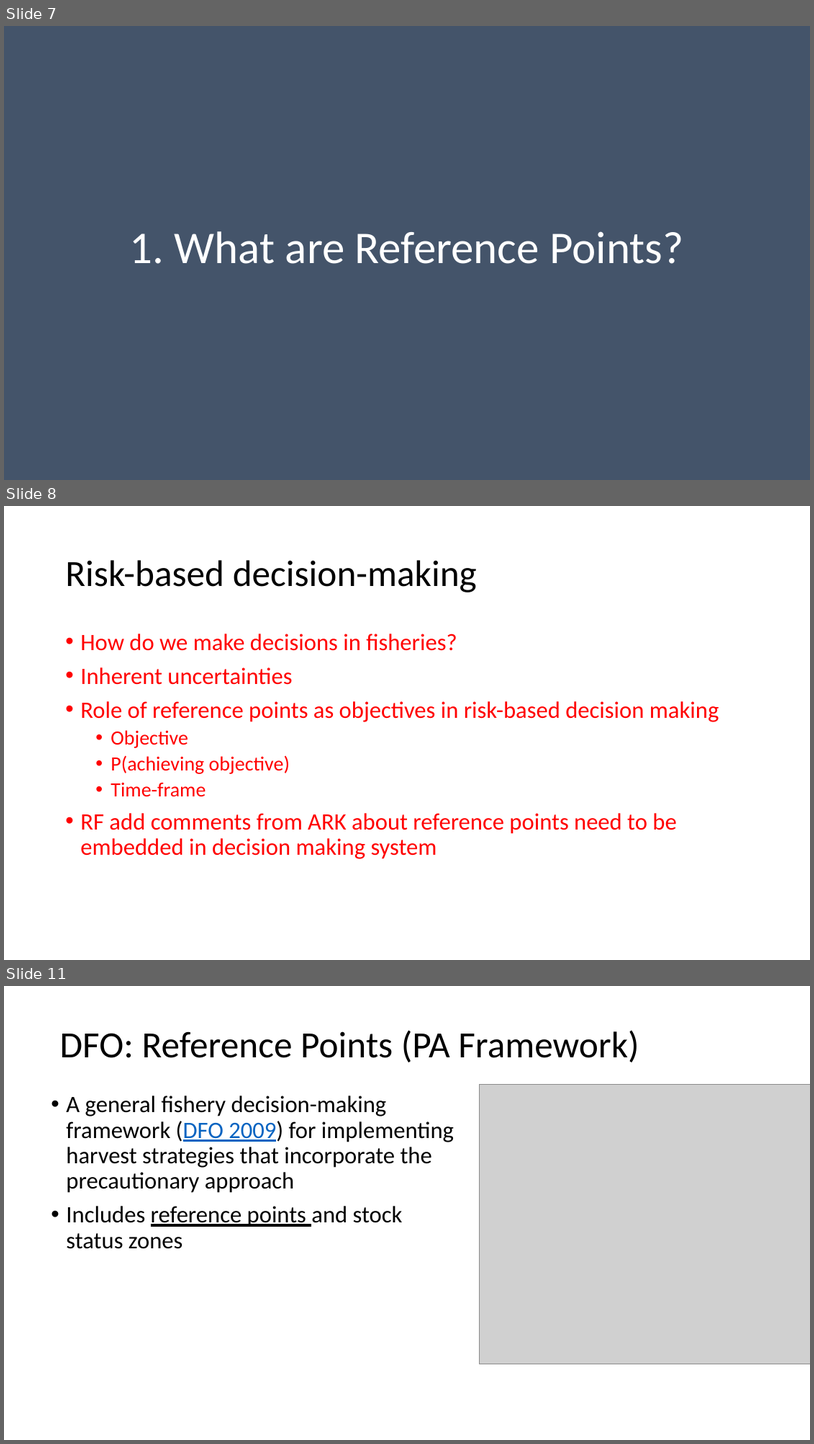
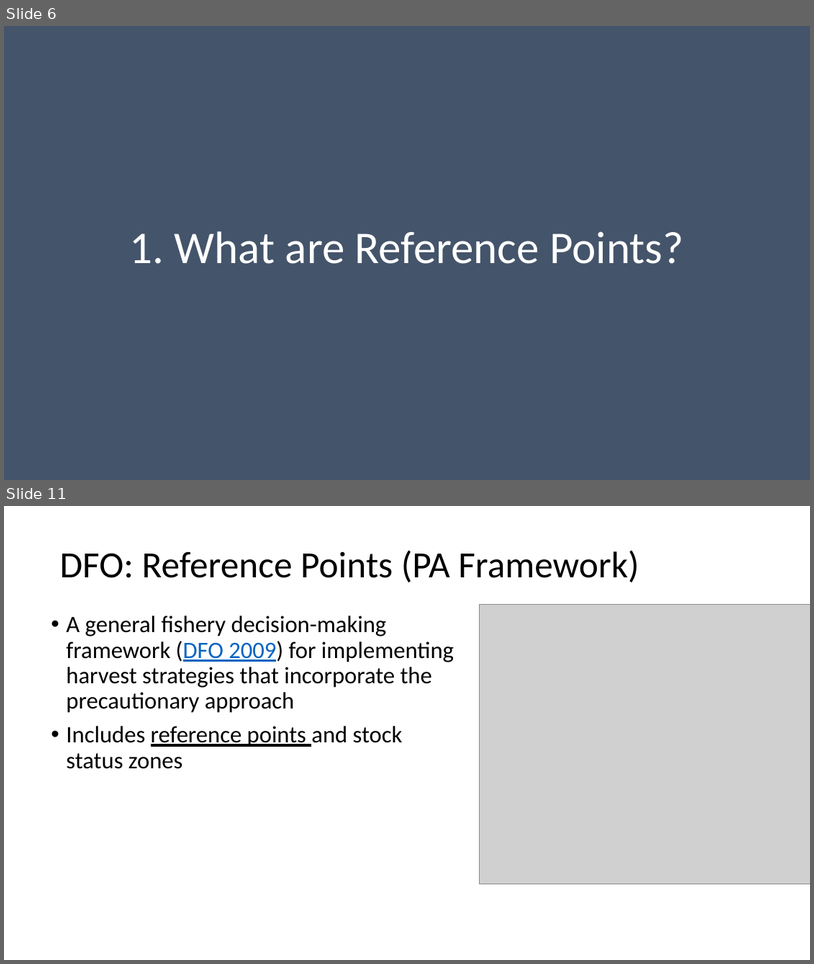
Before and after one commit to TESA-workshops/Ref-Pt-101, a slide deck: RefPt101_221109tb.pptx. Shown one above the other, each under a label of ours: slides 7, 8 and 11 before the commit, slides 6 and 11 after it; the slides between them are not shown. The pictures are 814x1444 and 814x964 pixels, drawn with LibreOffice and Linux fonts; fonts in the diff are those of the drawing; grey boxes stand for pictures. Boxes give left, top, right and bottom in pixels: in the first picture for what was removed or moved away, otherwise in the second. Text is boxed around its words. In the diff, an @@ line names an element or a change of style, - is before the commit and + after.

```diff
--- a/RefPt101_221109tb.pptx
+++ b/RefPt101_221109tb.pptx
@@ slide 8 removed at (4, 506, 810, 960), background #FFFFFF @@
@@ title removed at (65, 560, 477, 592) @@
-Risk-based decision-making
@@ text removed at (80, 633, 719, 859) @@
-• How do we make decisions in fisheries?
-• Inherent uncertainties
-• Role of reference points as objectives in risk-based decision making
-  • Objective
-  • P(achieving objective)
-  • Time-frame
-• RF add comments from ARK about reference points need to be embedded in decision making system
@@ what was slide 7 is now slide 6 @@
```
Also in this commit, not shown: 11 slides changed, 6 slides added, 3 other slides removed.
